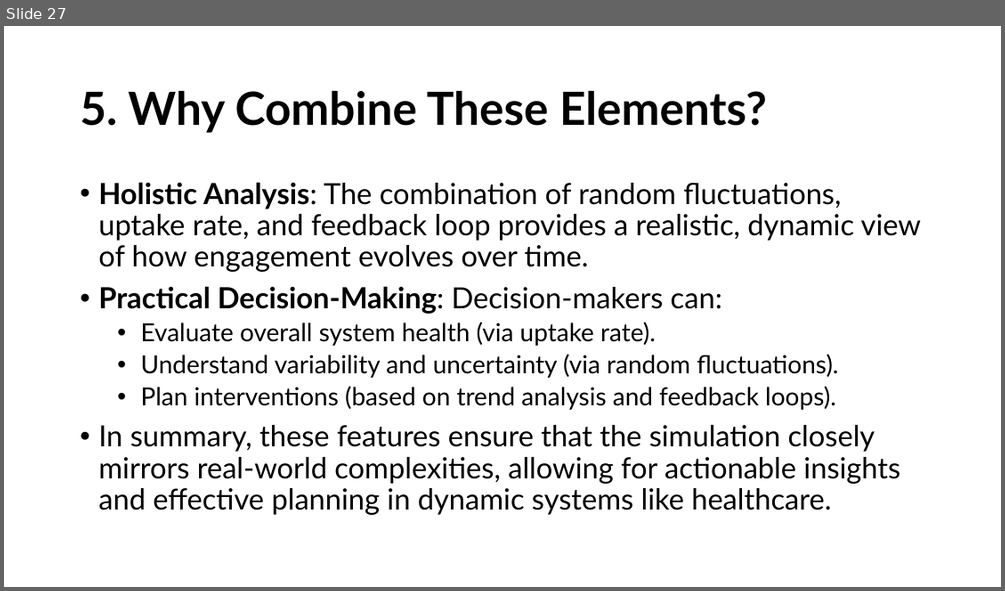
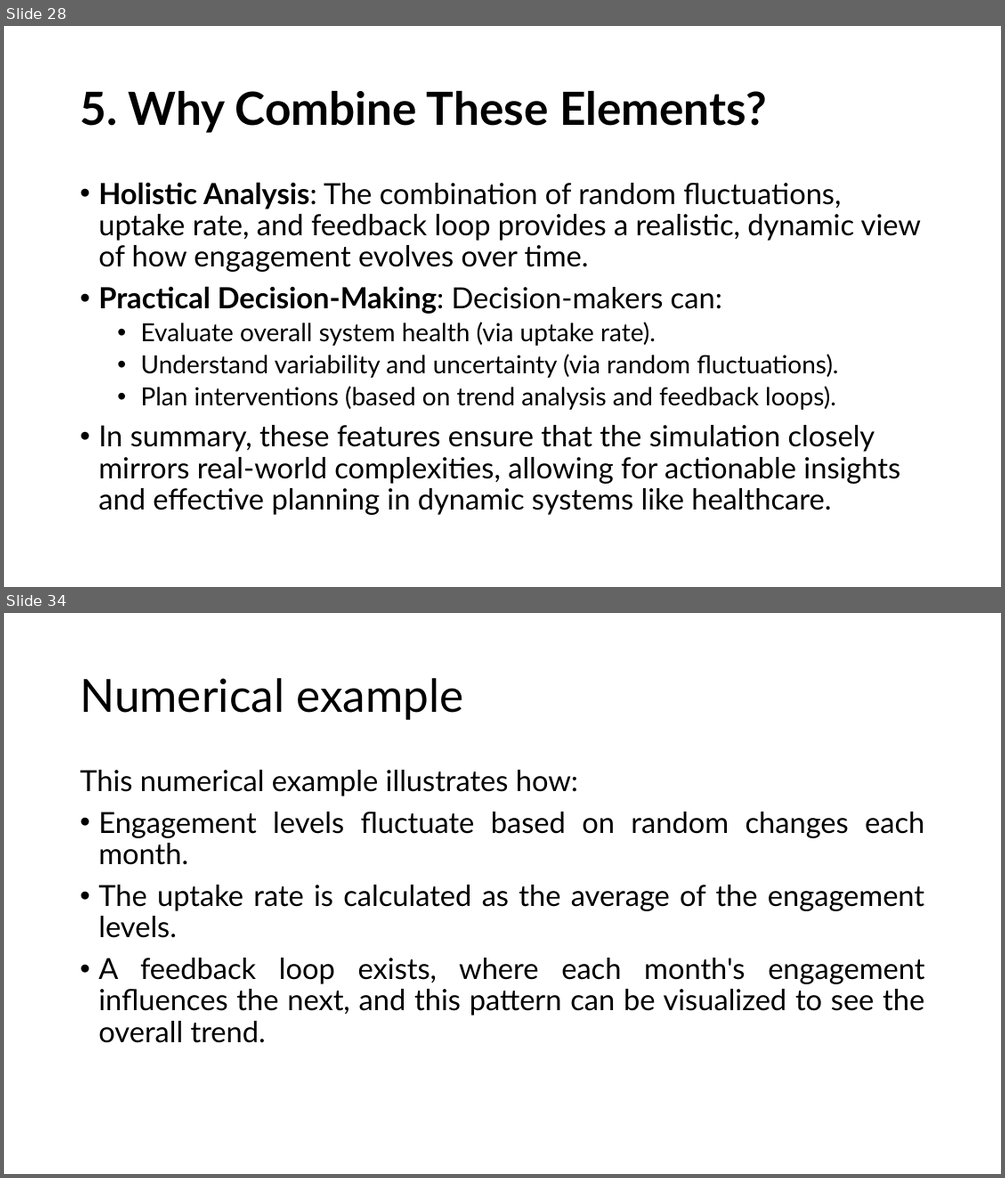
Before and after one commit to HeiderJeffer/Modeling-for-Societal-Complexity-in-Healthcare, a slide deck: Background and motivation.pptx. Shown one above the other, each under a label of ours: slide 27 before the commit, slides 28 and 34 after it; the slides between them are not shown. The pictures are 1005x591 and 1005x1178 pixels, drawn with LibreOffice and Linux fonts; fonts in the diff are those of the drawing. Boxes give left, top, right and bottom in pixels: in the first picture for what was removed or moved away, otherwise in the second. Text is boxed around its words. In the diff, an @@ line names an element or a change of style, - is before the commit and + after.

Commit message:
Numerical Example Simulation Steps
Numerical Example
Simulation Steps

```diff
--- a/Background and motivation.pptx
+++ b/Background and motivation.pptx
@@ slide 34 added at [4,613,1001,1174], background #FFFFFF @@
@@ title added at [80,678,463,720], 44 pt, text #000000 @@
+Numerical example
@@ text added at [80,770,924,1043], 28 pt, text #000000 @@
+This numerical example illustrates how:
+• Engagement levels fluctuate based on random changes each month.
+• The uptake rate is calculated as the average of the engagement levels.
+• A feedback loop exists, where each month's engagement influences the next, and this pattern can be visualized to see the overall trend.
@@ what was slide 27 is now slide 28 @@
```
Also in this commit, not shown: 2 slides changed, 22 other slides added, 1 other file.
